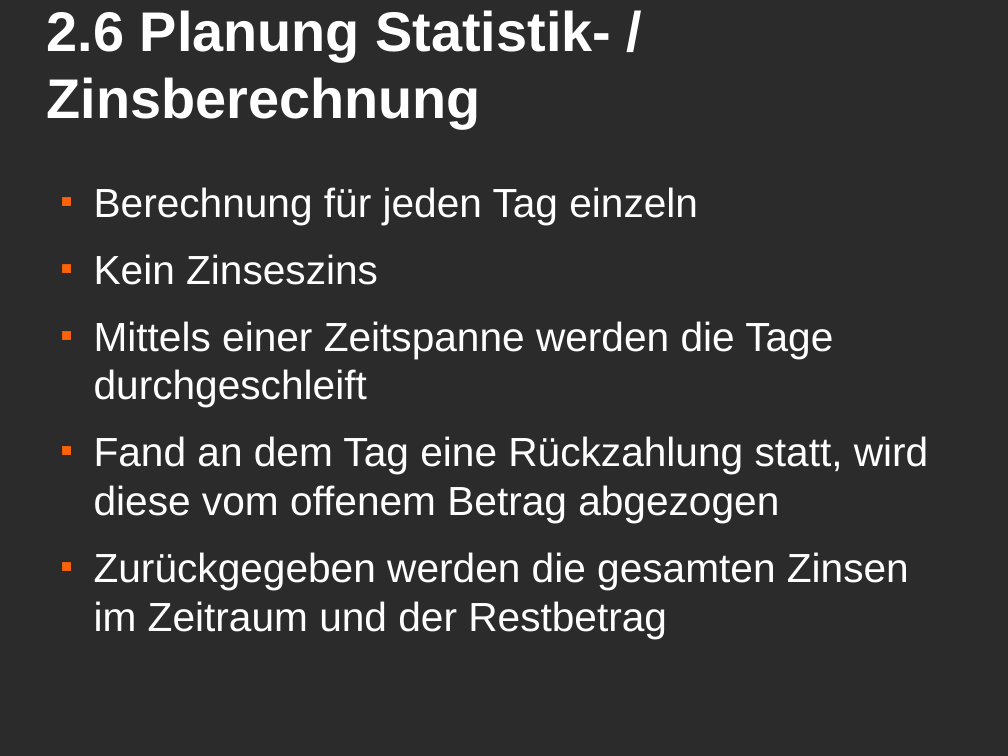
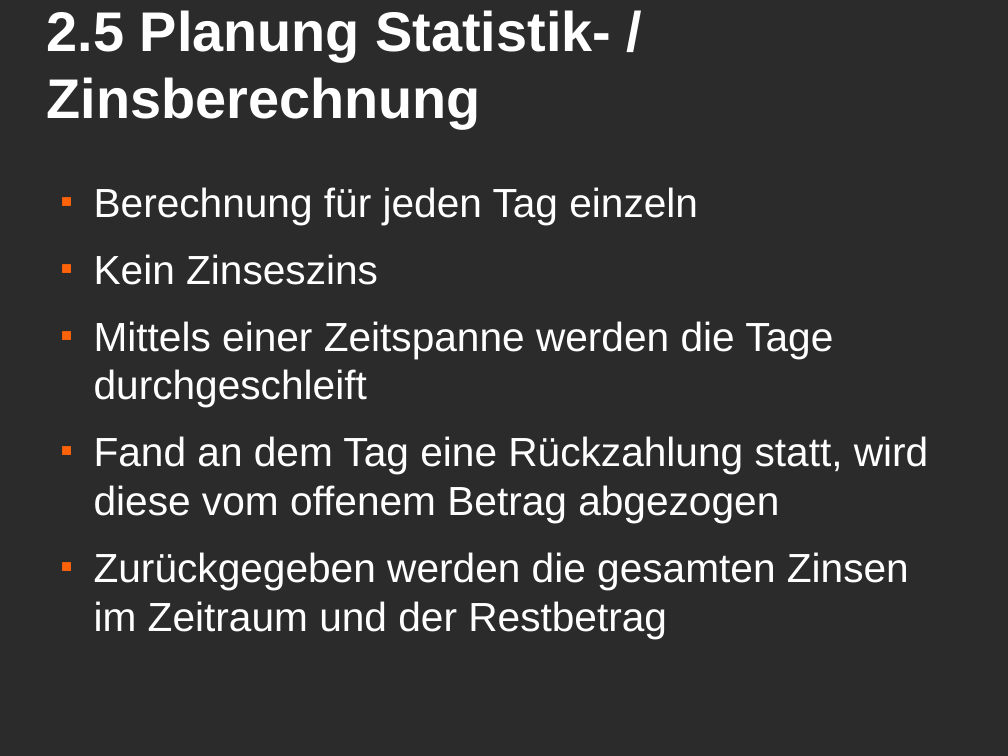
Before and after one commit to MacMuffin/Geldverleih, a slide deck: slide 10 of Geldverleih/geldverleih_präsi.odp. Drawn at 1008x756 pixels with LibreOffice and Linux fonts; fonts in the diff are those of the drawing; background and template pictures are left out; a plain dark background stands for a picture behind light text. Boxes give left, top, right and bottom in pixels: in the first picture for what was removed or moved away, otherwise in the second. Text is boxed around its words. In the diff, an @@ line names an element or a change of style, - is before the commit and + after.

Commit message:
- Projektaufbau zur Präsentation hinzugefügt. - Die Statistik Werte per Default auf 0.0 gesetzt

```diff
--- a/Geldverleih/geldverleih_präsi.odp
+++ b/Geldverleih/geldverleih_präsi.odp
@@ title at box(47, 10, 611, 128): text changed @@
-2.6 Planung Statistik- / Zinsberechnung
+2.5 Planung Statistik- / Zinsberechnung
```
Also in this commit, not shown: 3 other slides changed, 2 slides added, 1 slide removed, 39 other files.
